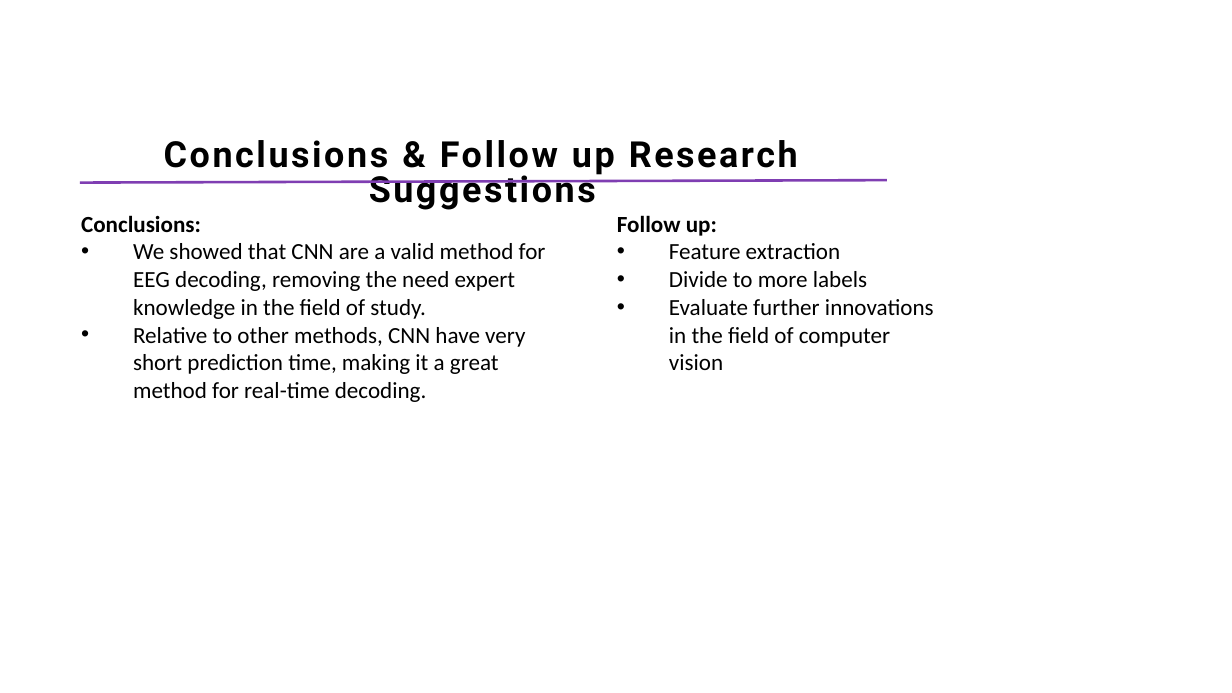
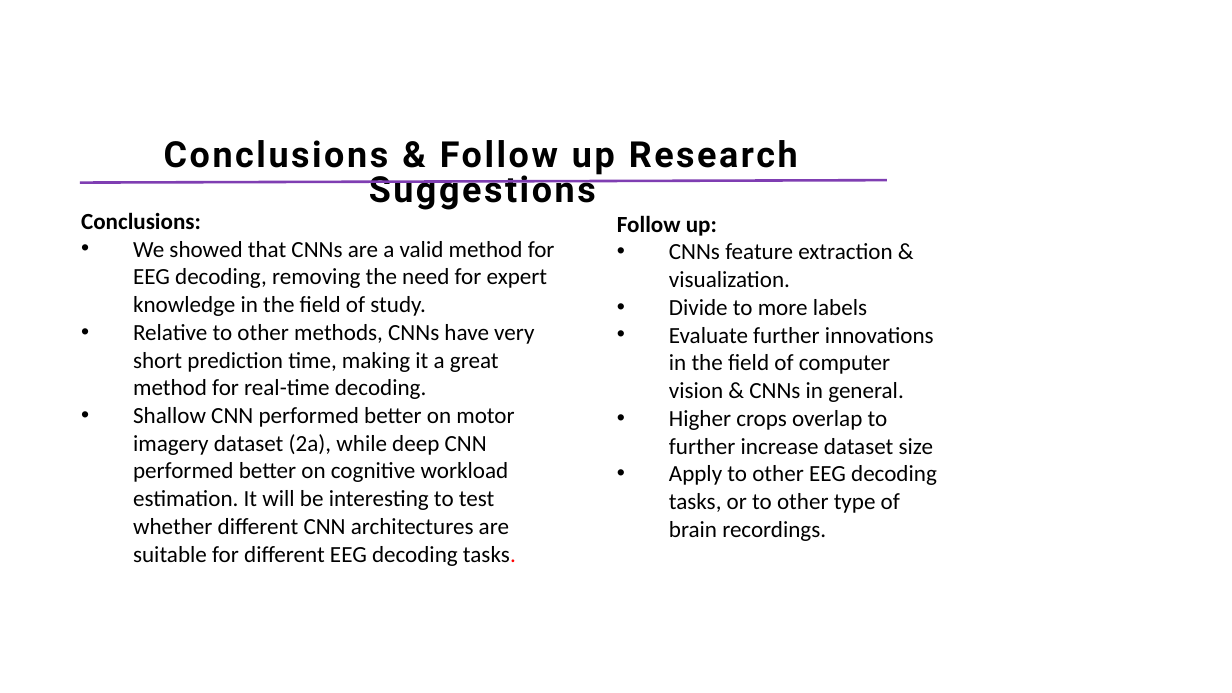
Before and after one commit to shaked3462/CognitiveWorkloadEstimation---EEG, a slide deck: slide 13 of Presentation/Project Presentation - Shaked Aharon.pptx. Drawn at 1232x693 pixels with LibreOffice and Linux fonts; fonts in the diff are those of the drawing. Boxes give left, top, right and bottom in pixels: in the first picture for what was removed or moved away, otherwise in the second. Text is boxed around its words. In the diff, an @@ line names an element or a change of style, - is before the commit and + after.

```diff
--- a/Presentation/Project Presentation - Shaked Aharon.pptx
+++ b/Presentation/Project Presentation - Shaked Aharon.pptx
@@ text at [133,241,555,566]: text changed @@
-• We showed that CNN are a valid method for EEG decoding, removing the need expert knowledge in the field of study.
-• Relative to other methods, CNN have very short prediction time, making it a great method for real-time decoding.
+• We showed that CNNs are a valid method for EEG decoding, removing the need for expert knowledge in the field of study.
+• Relative to other methods, CNNs have very short prediction time, making it a great method for real-time decoding.
+• Shallow CNN performed better on motor imagery dataset (2a), while deep CNN performed better on cognitive workload estimation. It will be interesting to test whether different CNN architectures are suitable for different EEG decoding tasks.
@@ text at [669,243,892,287]: text changed @@
-• Feature extraction
+• CNNs feature extraction & visualization.
@@ text at [669,327,937,541]: text changed @@
-• Evaluate further innovations in the field of computer vision
+• Evaluate further innovations in the field of computer vision & CNNs in general.
+• Higher crops overlap to further increase dataset size
+• Apply to other EEG decoding tasks, or to other type of brain recordings.
```
Also in this commit, not shown: 11 other slides changed, 6 other files.
